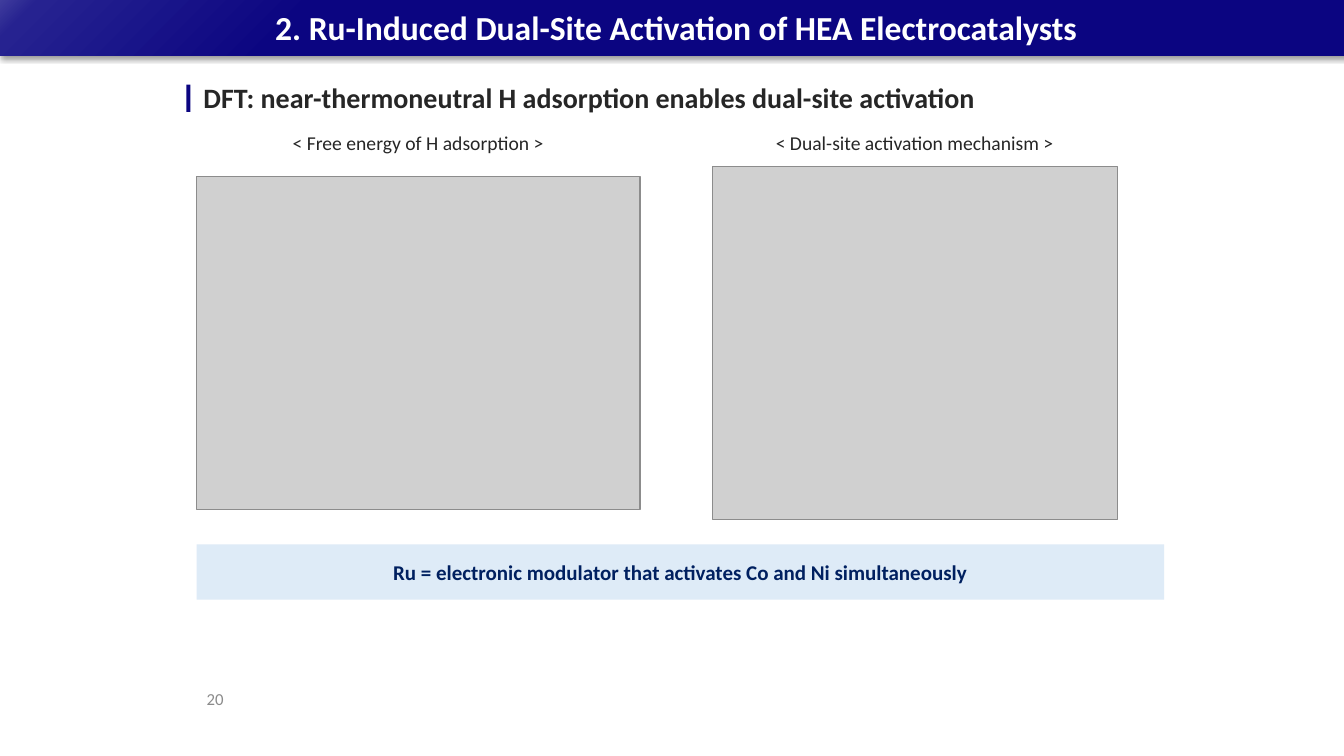
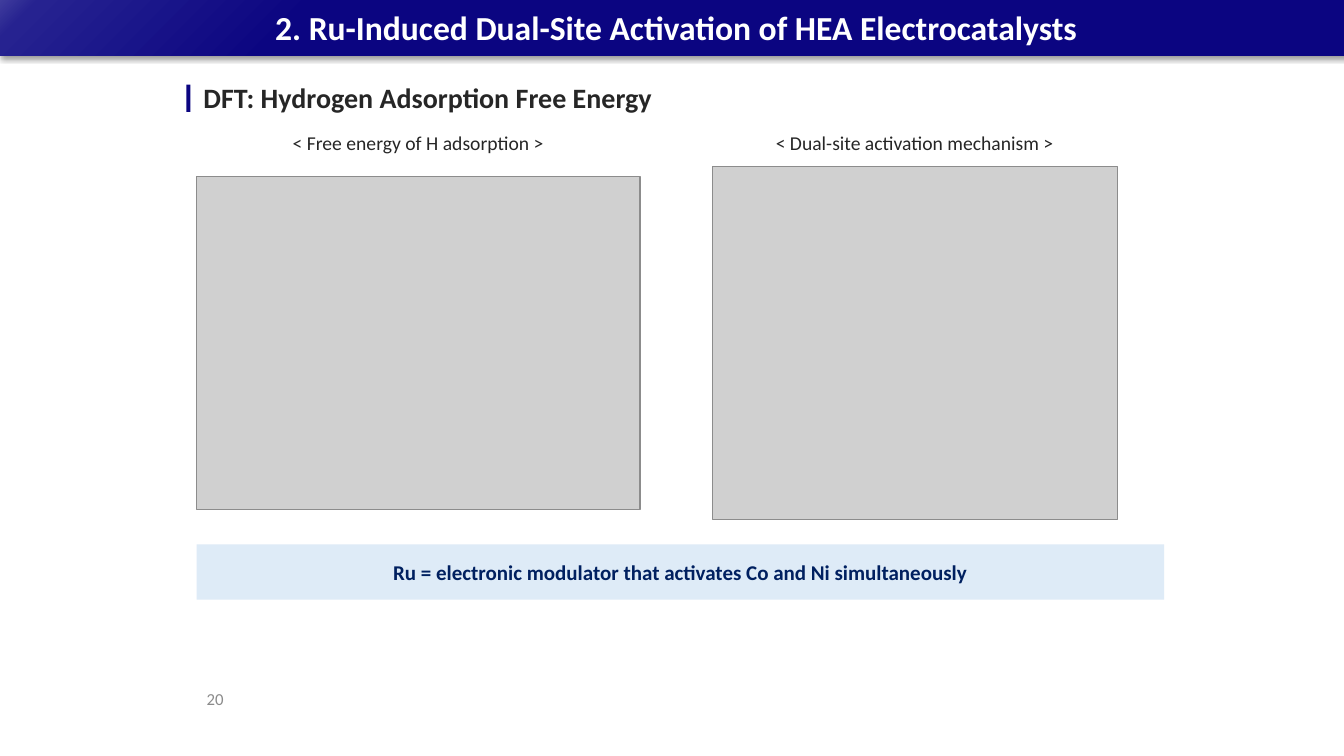
Before and after one commit to limsj0204/letter, a slide deck: slide 20 of 학위논문_디펜스_발표자료_5시료.pptx. Drawn at 1344x756 pixels with LibreOffice and Linux fonts; fonts in the diff are those of the drawing; grey boxes stand for pictures. Boxes give left, top, right and bottom in pixels: in the first picture for what was removed or moved away, otherwise in the second. Text is boxed around its words. In the diff, an @@ line names an element or a change of style, - is before the commit and + after.

```diff
--- a/학위논문_디펜스_발표자료_5시료.pptx
+++ b/학위논문_디펜스_발표자료_5시료.pptx
@@ text at [203,88,652,113]: text changed @@
-DFT: near-thermoneutral H adsorption enables dual-site activation
+DFT: Hydrogen Adsorption Free Energy
```
Also in this commit, not shown: 32 other slides changed.
